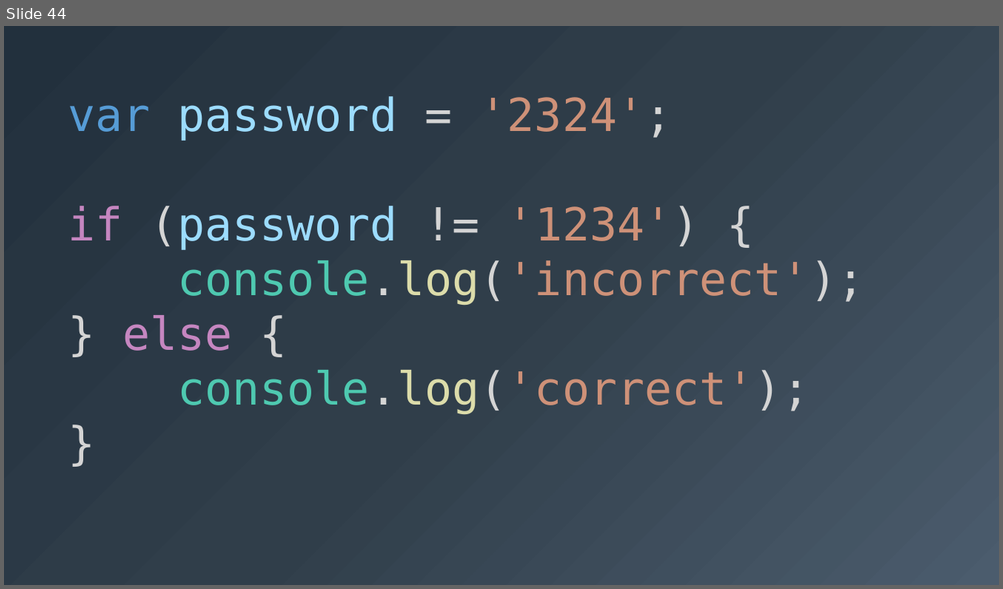
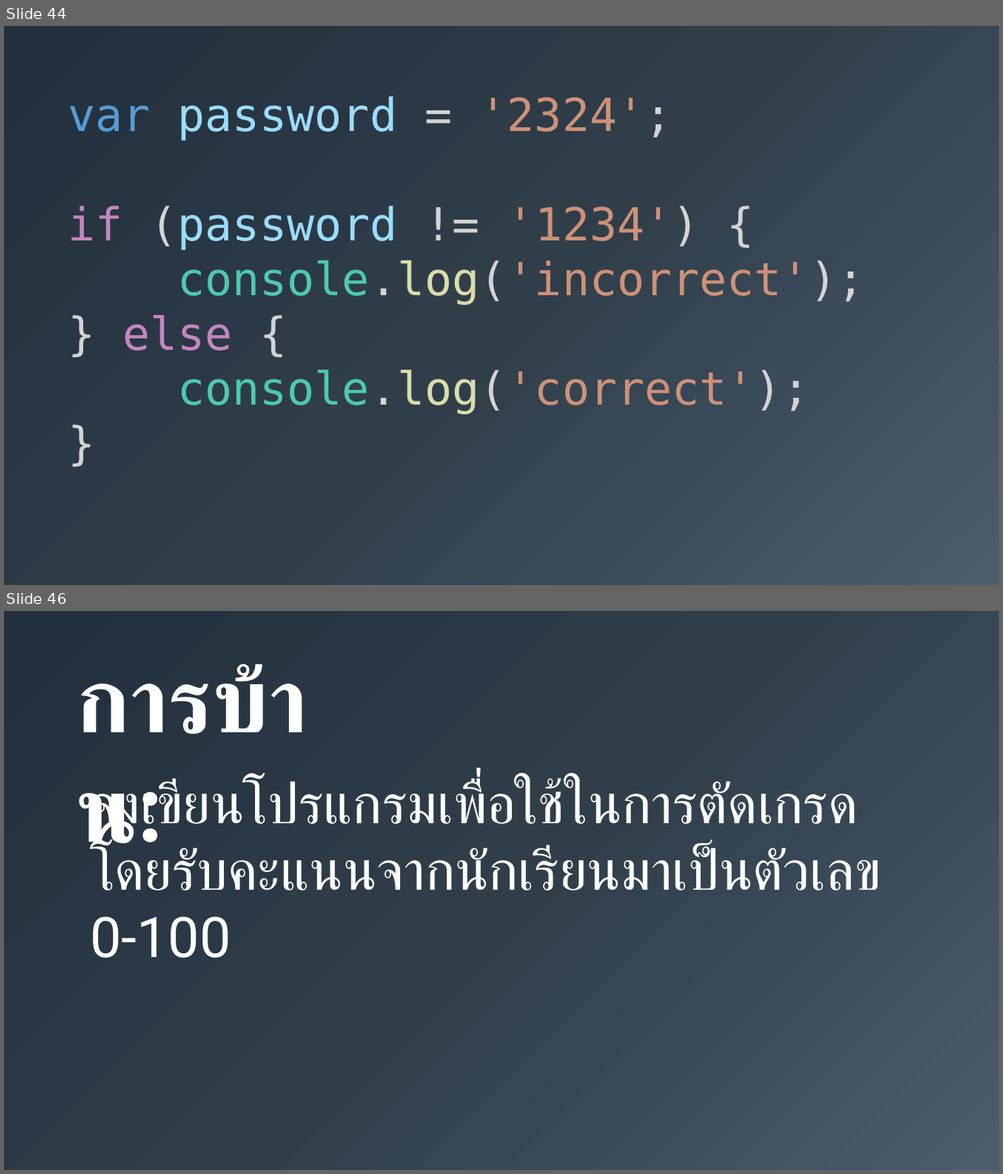
Before and after one commit to iamcmnut/moonlight-academy, a slide deck: course/Programming.for.Noobs/episode_5.0/ep5_presentation.pptx. Shown one above the other, each under a label of ours: slide 44 before the commit, slides 44 and 46 after it; the slides between them are not shown. The pictures are 1003x589 and 1003x1174 pixels, drawn with LibreOffice and Linux fonts; fonts in the diff are those of the drawing. Boxes give left, top, right and bottom in pixels: in the first picture for what was removed or moved away, otherwise in the second. Text is boxed around its words. In the diff, an @@ line names an element or a change of style, - is before the commit and + after.

```diff
--- a/course/Programming.for.Noobs/episode_5.0/ep5_presentation.pptx
+++ b/course/Programming.for.Noobs/episode_5.0/ep5_presentation.pptx
@@ slide 46 added at [4,611,999,1170], background gradient #4B5C6D to #303E4A to #22303D @@
@@ text added at [77,664,308,734], 88 pt, text #FFFFFF, bold @@
+การบ้าน:
@@ text added at [90,780,881,958], 54 pt, text #FFFFFF @@
+จงเขียนโปรแกรมเพื่อใช้ในการตัดเกรด
+โดยรับคะแนนจากนักเรียนมาเป็นตัวเลข 0-100
```
Also in this commit, not shown: 4 slides changed, 2 other slides added.
